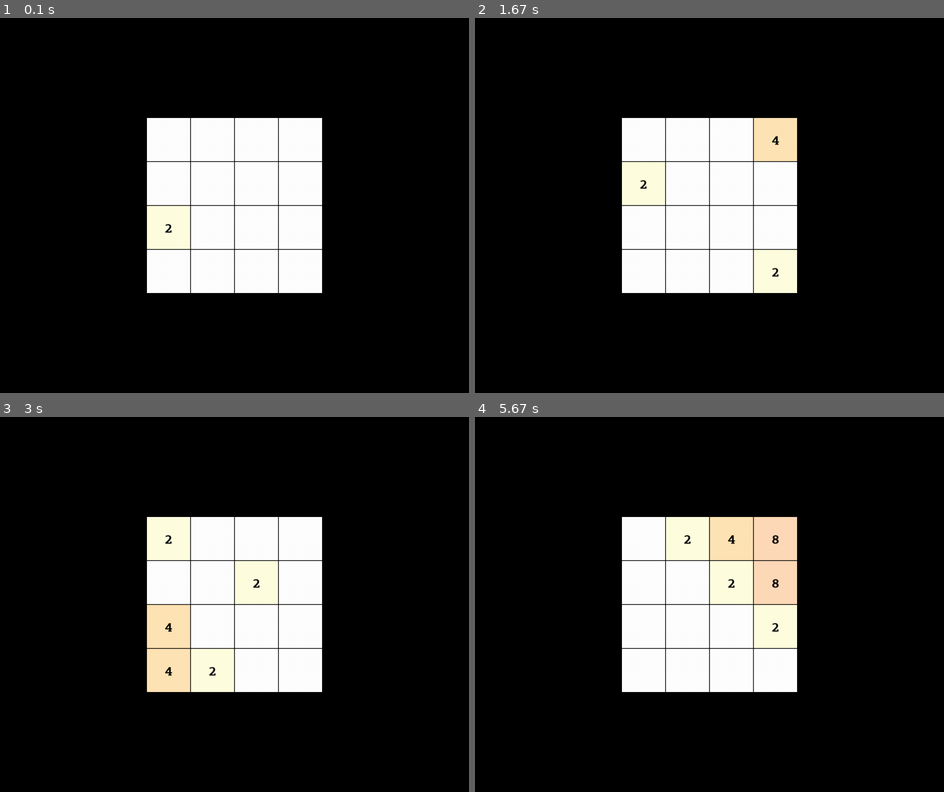
Above: before the commit, frames 1-4 (two rows, left to right).
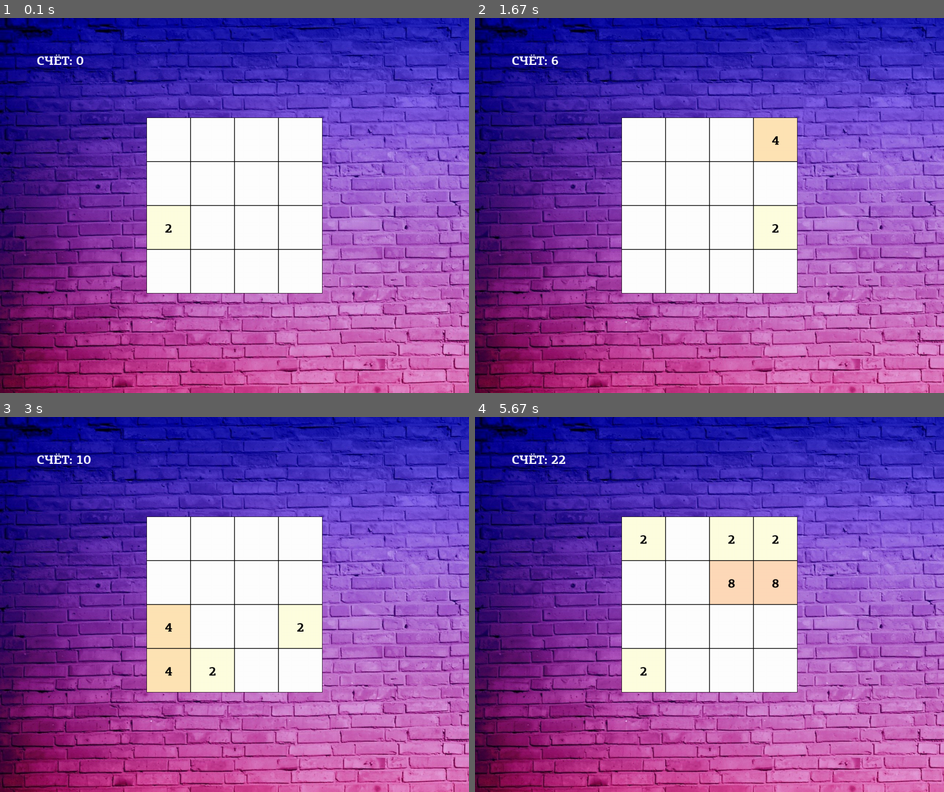
Above: after the commit, the same moments.

Repository: Rayder213/pygame_project
Game: pygame game, started from main.py
Two runs of this game, one before a commit and one after it. Both use one fixed random seed, a clock stepped at 60 frames per second and the inputs below.
Inputs:
- Up to frame 1 (0.1 s): no input
- Up to frame 2 (1.67 s): hold Right 0.33-0.8 s; hold Up 0.83-1.13 s; hold Right 1.17-1.63 s
- Up to frame 3 (3 s): hold Left 1.67-2.2 s; hold Down 2.23-2.53 s; hold Left 2.57-2.97 s
- Up to frame 4 (5.67 s): hold Up 3-3.37 s; hold Right 3.4-4.03 s; hold Down 4.07-4.43 s; hold Left 4.47-4.93 s; hold Right 4.97-5.43 s; hold Up from 5.47 s (still down)

The runs differ from the first frame. In frame 1, 83% of the frame differs, in the area x 0-100%, y 0-100%; in frame 2, 86%; in frame 3, 86%; in frame 4, 90%.

Commit message:
Завершение

Diff:
--- a/main.py
+++ b/main.py
@@ -1,3 +1,5 @@
+import os
+import sys
 import pygame
 import random
 
@@ -7,7 +9,13 @@
 font_size = 34
 font = pygame.font.Font('font_3.ttf', font_size)
 
-
+def load_image(name, colorkey=None):
+    fullname = os.path.join(name)
+    if not os.path.isfile(fullname):
+        print(f"Файл с изображением '{fullname}' не найден")
+        sys.exit()
+    image = pygame.image.load(fullname)
+    return [image, name]
 
 class Field:
     def __init__(self, width, height):
@@ -15,6 +23,9 @@
         self.height = height
         self.field = [[0] * width for _ in range(height)]
         # значения по умолчанию
+        self.game_state = None
+        self.score = 0
+        self.changed = False
         self.left = 10
         self.top = 10
         self.cell_size = 30
@@ -41,6 +52,18 @@
                     screen.blit(font.render(f'{self.field[j][i]}', True, [0, 0, 0]), (
                     (x + cell_size / 2) - font_size  * len(str(self.field[j][i])) / 3.5,
                     y + cell_size / 2 - font_size / 3))
+        screen.blit(font.render(f'СЧЁТ: {self.score}', True, [255, 255, 255]), (
+            (100, 100)))
+        if self.game_state is False:
+            screen.blit(font.render(f'Вы проиграли, попробуйте снова', True, [255, 0, 0]), (
+                (350, 200)))
+        elif self.game_state is True:
+            screen.blit(font.render(f'Победа, так держать', True, [124, 252, 0]), (
+                (460, 200)))
+        if self.game_state is not None:
+            screen.blit(font.render(f'Для перезапуска нажмите "Пробел"', True, [255, 255, 255]), (
+                (345, 800)))
+
 
     def add_new_plate(self):
         x_pos = random.randint(0, 3)
@@ -52,6 +75,7 @@
 
     def create_field(self):
         self.field = [[0] * width for _ in range(height)]
+        self.score = 0
 
     def compress(self):
         changed = False
@@ -97,7 +121,6 @@
         changed2 = self.merge()
         self.changed = changed1 or changed2
         self.field, temp = self.compress()
-        self.add_new_plate()
 
     def move_right(self):
         self.field = self.reverse()
@@ -115,9 +138,39 @@
         self.move_right()
         self.field = self.transpose()
 
+    def is_win(self):
+        clear = False
+        for x_pos in range(4):
+            for y_pos in range(4):
+                if self.field[x_pos][y_pos] == 2048:
+                    return True
+                elif self.field[x_pos][y_pos] == 0:
+                    clear = True
+        if clear:
+            return None
+        for x_pos in range(self.width):
+            for y_pos in range(self.height - 1):
+                if self.field[x_pos][y_pos] == self.field[x_pos][y_pos + 1]:
+                    return None
+        for x_pos in range(self.width - 1):
+            for y_pos in range(self.height):
+                if self.field[y_pos][x_pos] == self.field[y_pos][x_pos + 1]:
+                    return None
+        return False
+    def count_score(self):
+        score = 0
+        for i in range(self.width):
+            for j in range(self.height):
+                score += self.field[i][j]
+        self.score = score
+
+
 
 size = width, height = 1280, 1024
 screen = pygame.display.set_mode(size)
+
+background = load_image('background.jpg')[0]
+
 
 field = Field(4, 4)
 cell_size = 120
@@ -126,17 +179,51 @@
 field.add_new_plate()
 running = True
 while running:
+    screen.blit(background, (0, 0))
     for event in pygame.event.get():
-        if pygame.key.get_pressed()[pygame.K_RIGHT]:
-            field.move_right()
-        if pygame.key.get_pressed()[pygame.K_LEFT]:
-            field.move_left()
-        if pygame.key.get_pressed()[pygame.K_UP]:
-            field.move_up()
-        if pygame.key.get_pressed()[pygame.K_DOWN]:
-            field.move_down()
+        if field.game_state is None:
+            if pygame.key.get_pressed()[pygame.K_RIGHT]:
+                field.move_right()
+                field.count_score()
+                if field.is_win() is None and field.changed:
+                    field.add_new_plate()
+                elif field.is_win():
+                    field.game_state = True
+                elif field.is_win() is False:
+                    field.game_state = False
+            if pygame.key.get_pressed()[pygame.K_LEFT]:
+                field.move_left()
+                field.count_score()
+                if field.is_win() is None and field.changed:
+                    field.add_new_plate()
+                elif field.is_win():
+                    field.game_state = True
+                elif field.is_win() is False:
+                    field.game_state = False
+            if pygame.key.get_pressed()[pygame.K_UP]:
+                field.move_up()
+                field.count_score()
+                if field.is_win() is None and field.changed:
+                    field.add_new_plate()
+                elif field.is_win():
+                    field.game_state = True
+                elif field.is_win() is False:
+                    field.game_state = False
+            if pygame.key.get_pressed()[pygame.K_DOWN]:
+                field.move_down()
+                field.count_score()
+                if field.is_win() is None and field.changed:
+                    field.add_new_plate()
+                elif field.is_win():
+                    field.game_state = True
+                elif field.is_win() is False:
+                    field.game_state = False
+        else:
+            if pygame.key.get_pressed()[pygame.K_SPACE]:
+                field.create_field()
+                field.game_state = None
+                field.add_new_plate()
         if event.type == pygame.QUIT:
             running = False
-    screen.fill((0, 0, 0))
     field.render(screen)
     pygame.display.flip()
Binary file added: background.jpg
